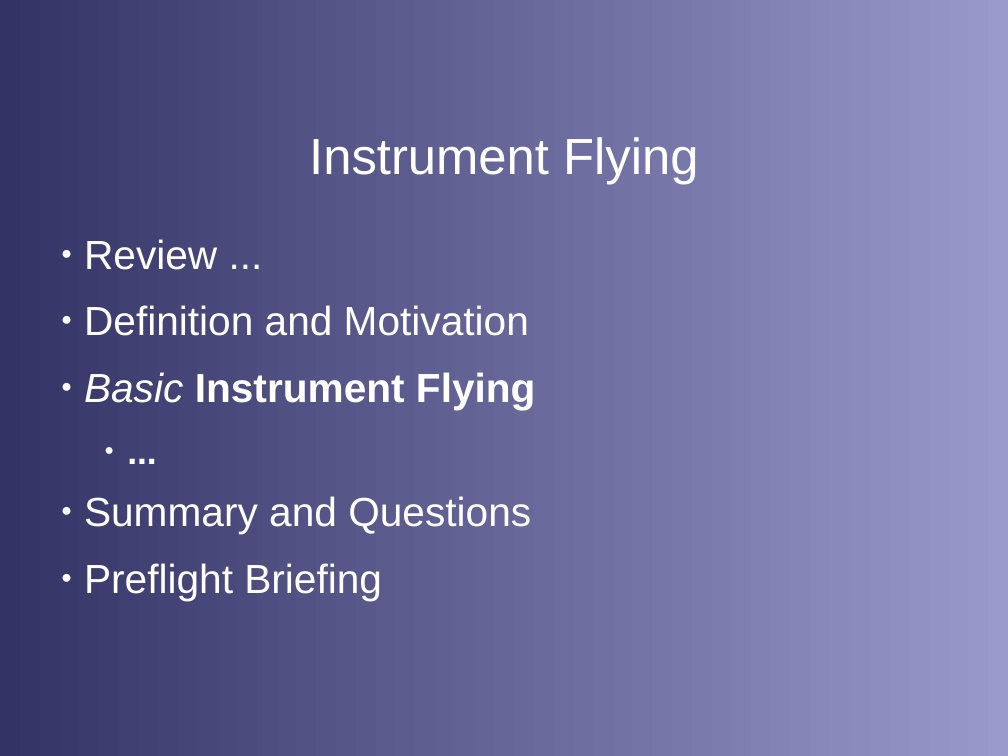
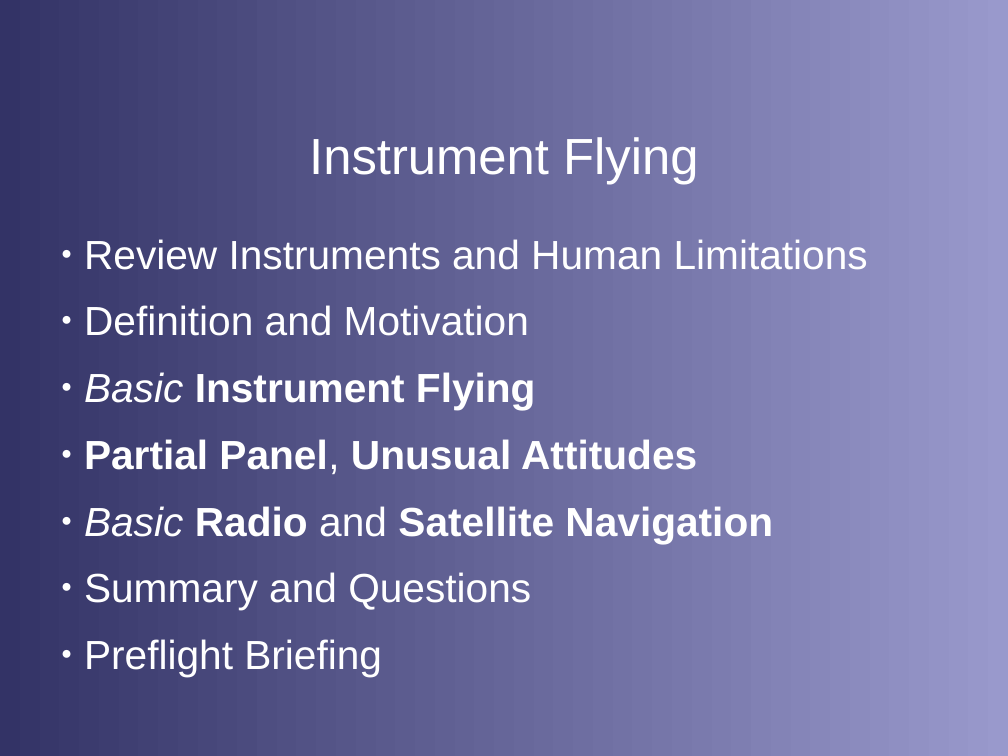
Before and after one commit to stephanheinemann/flight, a slide deck: slide 2 of FI/Instruments/Instruments.odp. Drawn at 1008x756 pixels with LibreOffice and Linux fonts; fonts in the diff are those of the drawing; background and template pictures are left out. Boxes give left, top, right and bottom in pixels: in the first picture for what was removed or moved away, otherwise in the second. Text is boxed around its words. In the diff, an @@ line names an element or a change of style, - is before the commit and + after.

Commit message:
extended instrument presentation

```diff
--- a/FI/Instruments/Instruments.odp
+++ b/FI/Instruments/Instruments.odp
@@ text at (84, 239, 868, 270): text changed @@
-● Review ...
+● Review Instruments and Human Limitations
@@ text at (84, 439, 773, 543): text changed; size 28 to 32 pt @@
-  ● ...
+● Partial Panel, Unusual Attitudes
+● Basic Radio and Satellite Navigation
```
Also in this commit, not shown: 5 other slides changed, 2 slides added, 2 slides removed, 3 other files.
